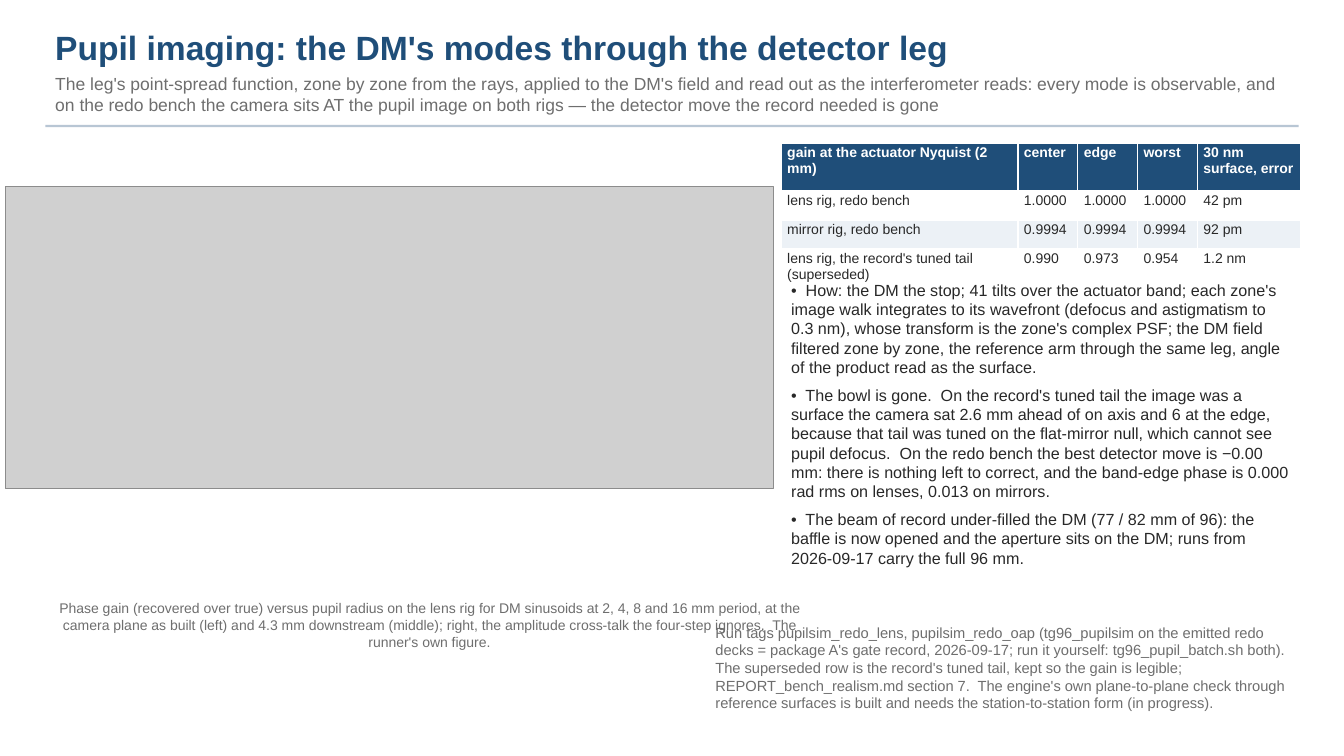
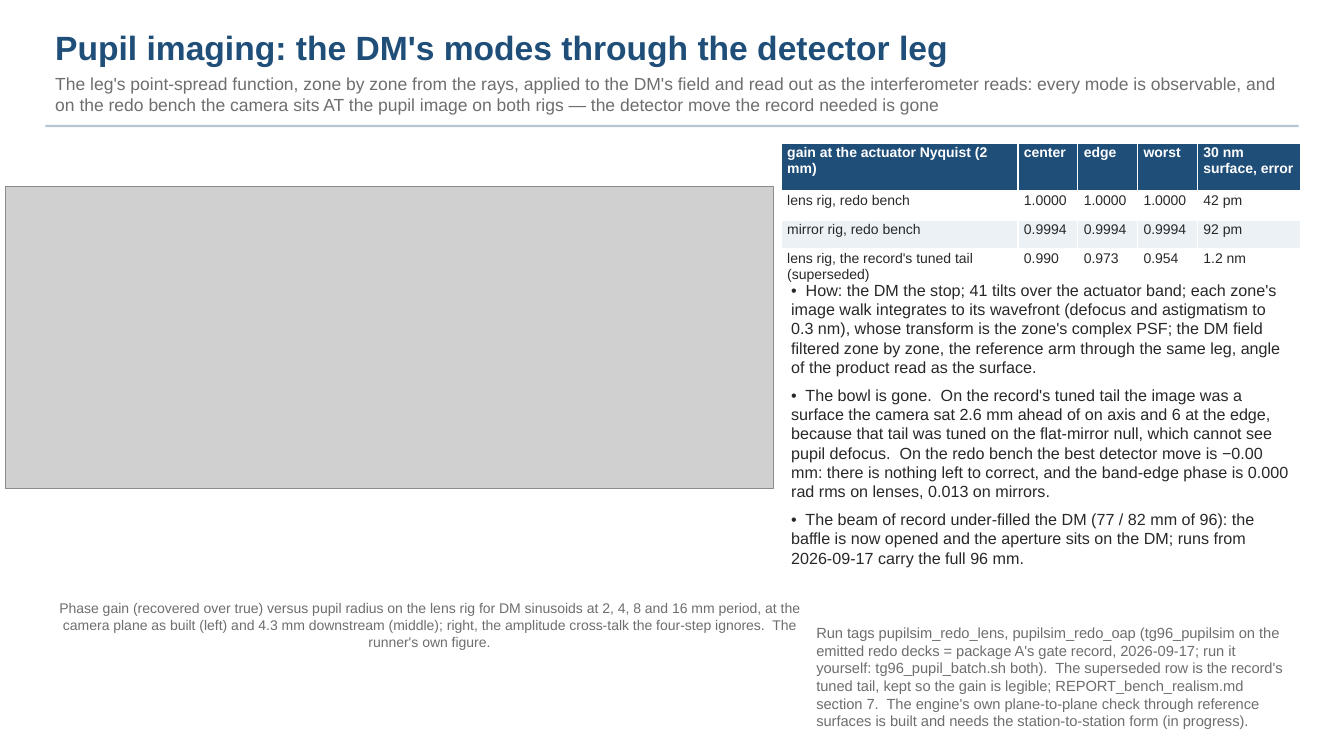
Before and after one commit to nasa-jpl/macos, a slide deck: slide 15 of demo_session/deck_gauges.pptx. Drawn at 1344x756 pixels with LibreOffice and Linux fonts; fonts in the diff are those of the drawing; grey boxes stand for pictures. Boxes give left, top, right and bottom in pixels: in the first picture for what was removed or moved away, otherwise in the second. Text is boxed around its words. In the diff, an @@ line names an element or a change of style, - is before the commit and + after.

```diff
--- a/demo_session/deck_gauges.pptx
+++ b/demo_session/deck_gauges.pptx
@@ text "Run tags pupilsim_redo_lens, pupilsim_redo_oap (tg96_pupilsi ..." rewrapped from bbox=[715, 626, 1285, 711] to bbox=[816, 627, 1282, 729] @@
```
Also in this commit, not shown: 3 other slides changed, 2 other files.
